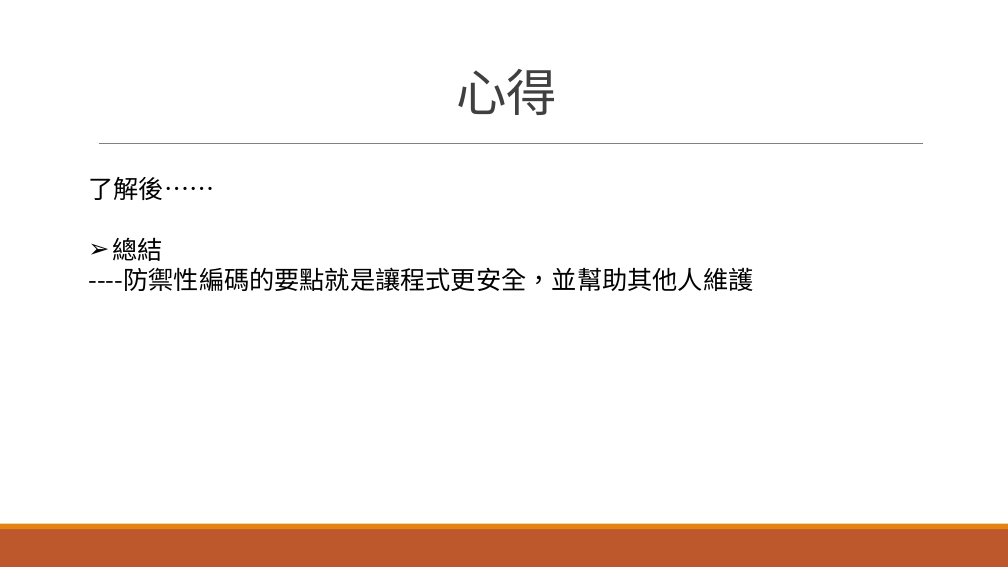
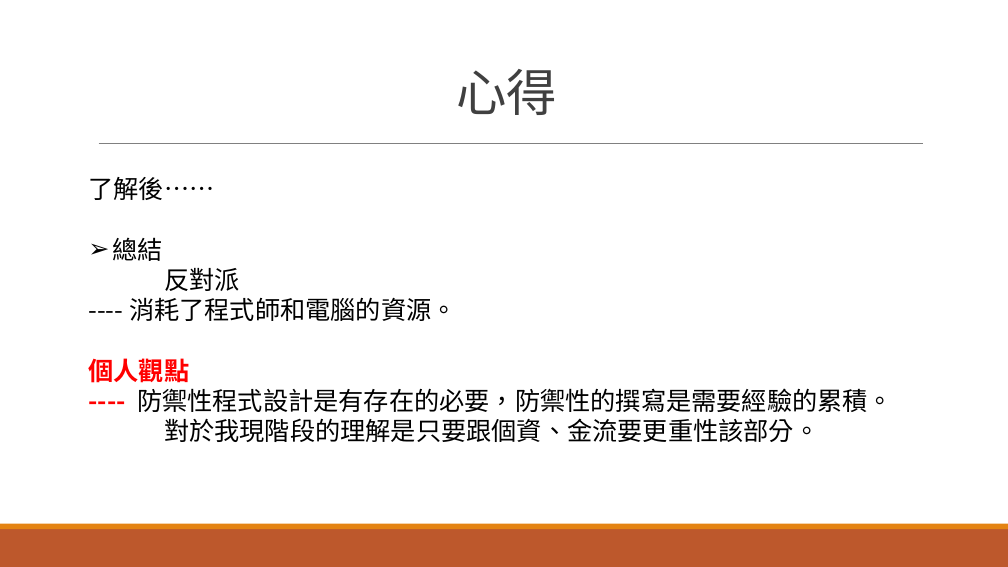
Before and after one commit to kay71029/Learning-Defensive-programming, a slide deck: slide 23 of Learning-Defensive-programming.pptx (slide 19 before the commit). Drawn at 1008x567 pixels with LibreOffice and Linux fonts; fonts in the diff are those of the drawing. Boxes give left, top, right and bottom in pixels: in the first picture for what was removed or moved away, otherwise in the second. Text is boxed around its words. In the diff, an @@ line names an element or a change of style, - is before the commit and + after.

```diff
--- a/Learning-Defensive-programming.pptx
+++ b/Learning-Defensive-programming.pptx
@@ text at (88, 268, 893, 442): text changed @@
-----防禦性編碼的要點就是讓程式更安全，並幫助其他人維護
+反對派
+---- 消耗了程式師和電腦的資源。
+個人觀點
+---- 防禦性程式設計是有存在的必要，防禦性的撰寫是需要經驗的累積。
+對於我現階段的理解是只要跟個資、金流要更重性該部分。
```
Also in this commit, not shown: 5 other slides changed, 6 slides added, 2 slides removed.
